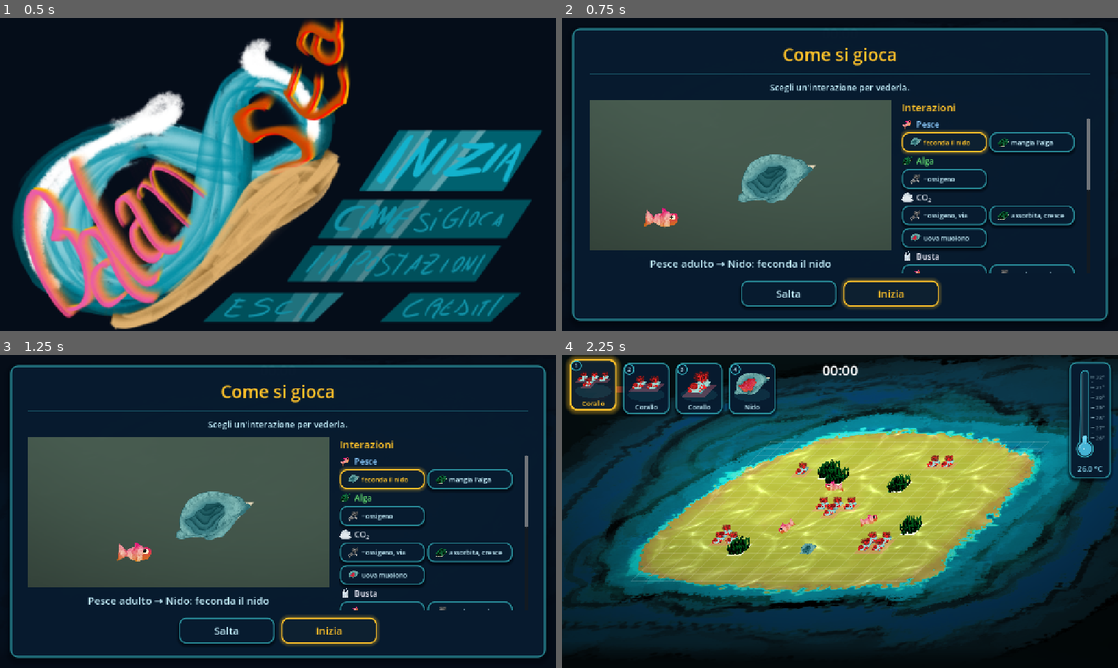
Above: before the commit, frames 1-4 (two rows, left to right).
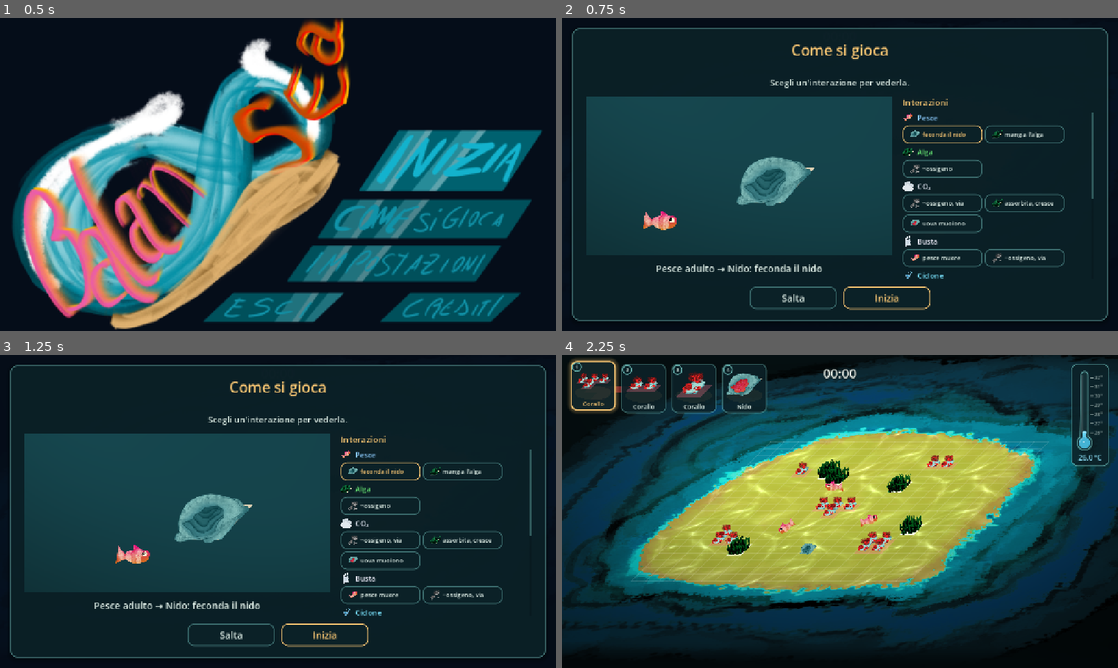
Above: after the commit, the same moments.

Repository: TakFog/rgj2026
Game: Godot game, scene res://main/main.tscn
The game is run twice, just before and just after one commit, with the same random seed, the same clock (stepped at 60 frames per second) and the same inputs. Sound files missing from this copy of the repository are replaced by a short silence.
Inputs (mouse positions are in pixels of both pictures, inside the frame that each line leads up to):
- Up to frame 1 (0.5 s): no input
- Up to frame 2 (0.75 s): click (1012, 161) at 0.5 s
- Up to frame 3 (1.25 s): no input
- Up to frame 4 (2.25 s): click "Salta" at 1.25 s; click (595, 389) at 2.02 s

Frame 1 is identical in both runs. In frame 2, 36% of the frame differs, in the area x 1-99%, y 3-97%; in frame 3, 36%; in frame 4, 4.6%.

Commit message:
Tone down the HUD chrome and unify the UI palette
Replace the near-black navy cards and neon aqua outlines with a deep-teal
and sea-glass palette sampled from the painted reef. Drop the heavy resting
shadows, thin the rims, shorten the title dividers and align the top HUD row
(timer, inventory, thermometer) on one 20 px margin.

Also shrink the thermometer and its tick scale, outline the free-floating
timer/warning text, style the tutorial scrollbar, mute the olive tutorial
backdrop to deep water, and use a middle dot between the game-over counts.

The fish_brain.seek_nest parameter rename fixes the shadowing warning that
lint reports in that file.

Diff:
--- a/core/fish_brain.gd
+++ b/core/fish_brain.gd
@@ -96,11 +96,11 @@
 
 ## The node found a reachable empty nest: swim to it. Only from WANDER, so an
 ## order or another drive is never interrupted.
-func seek_nest(target: Object) -> void:
+func seek_nest(p_target: Object) -> void:
 	if dead or not adult or state != State.WANDER:
 		return
 	_enter(State.SEEKING_NEST)
-	nest = target
+	nest = p_target
 
 
 ## The node found no reachable empty nest: keep wandering, retry later.
--- a/tests/unit/test_game_over_screen.gd
+++ b/tests/unit/test_game_over_screen.gd
@@ -15,7 +15,7 @@
 
 func test_counts_are_summarised_in_a_stable_order() -> void:
 	var counts := {&"nests": 2, &"fish": 3, &"corals": 0, &"algae": 14}
-	assert_eq(GameOverScreen.format_counts(counts), "Coralli 0   Alghe 14   Pesci 3   Nidi 2")
+	assert_eq(GameOverScreen.format_counts(counts), "Coralli 0  ·  Alghe 14  ·  Pesci 3  ·  Nidi 2")
 
 
 func test_empty_counts_are_empty() -> void:
--- a/ui/a_inventory_bar.gd
+++ b/ui/a_inventory_bar.gd
@@ -4,8 +4,8 @@
 ## and a radial refill indicator (GDD §9).
 ## Pausable: no placing while the game is paused.
 
-const SEPARATION := 14
-const MARGIN := 18
+const SEPARATION := 12
+const MARGIN := 20
 
 var inventory: InventorySystem
 var placement: PlacementController
--- a/ui/a_inventory_card.gd
+++ b/ui/a_inventory_card.gd
@@ -5,28 +5,30 @@
 ## a caption, and a radial refill ring while the slot is empty.
 ## Fully custom-drawn: no default Godot button styling.
 
-const CARD_SIZE := Vector2(108, 118)
-const CORNER_RADIUS := 16
-const CAPTION_HEIGHT := 24.0
-const CAPTION_FONT_SIZE := 15
-const ICON_PADDING := 12.0
+const CARD_SIZE := Vector2(104, 114)
+const CORNER_RADIUS := 14
+const CAPTION_HEIGHT := 22.0
+const CAPTION_FONT_SIZE := 14
+const ICON_PADDING := 10.0
 ## Radius of the keyboard-shortcut badge drawn in the top-left corner.
-const SHORTCUT_RADIUS := 11.0
-const SHORTCUT_FONT_SIZE := 13
+const SHORTCUT_RADIUS := 10.0
+const SHORTCUT_FONT_SIZE := 12
 ## Hover and selection lift the card, in pixels; eased toward the target.
-const HOVER_LIFT := 4.0
-const SELECTED_LIFT := 9.0
-const LIFT_SPEED := 14.0
-const POP_SECONDS := 0.25
-
-## Palette taken from the reef map: deep navy water, aqua rim, sand.
-const BG_COLOR := Color(0.03, 0.11, 0.19, 0.92)
-const BG_EMPTY_COLOR := Color(0.02, 0.06, 0.11, 0.78)
-const RIM_COLOR := Color(0.25, 0.85, 0.9)
-const SAND_COLOR := Color(1.0, 0.76, 0.16)
-const SHADOW_COLOR := Color(0.0, 0.02, 0.05, 0.6)
-const CAPTION_COLOR := Color(0.78, 0.95, 1.0)
-const SEABED_COLOR := Color(0.25, 0.85, 0.9, 0.1)
+const HOVER_LIFT := 3.0
+const SELECTED_LIFT := 7.0
+const LIFT_SPEED := 12.0
+const POP_SECONDS := 0.2
+
+## Palette sampled from the painted reef: deep teal water, sea-glass rim,
+## warm sand. Muted on purpose: the cards should sit under the reef, not
+## compete with it.
+const BG_COLOR := Color(0.045, 0.13, 0.155, 0.9)
+const BG_EMPTY_COLOR := Color(0.035, 0.09, 0.11, 0.72)
+const RIM_COLOR := Color(0.47, 0.8, 0.78)
+const SAND_COLOR := Color(0.98, 0.78, 0.45)
+const SHADOW_COLOR := Color(0.0, 0.03, 0.04, 0.5)
+const CAPTION_COLOR := Color(0.88, 0.94, 0.91)
+const SEABED_COLOR := Color(0.98, 0.78, 0.45, 0.06)
 
 const NAMES := {
 	InventoryModel.CORAL: "Corallo",
@@ -129,18 +131,24 @@
 func _draw_frame() -> void:
 	var hovered := is_hovered() and not disabled
 	_style.bg_color = BG_EMPTY_COLOR if item.is_empty() else BG_COLOR
-	_style.set_border_width_all(4 if selected else 3)
+	_style.set_border_width_all(3 if selected else 2)
 	if selected:
 		_style.border_color = SAND_COLOR
-		_style.shadow_color = Color(SAND_COLOR, 0.45)
-		_style.shadow_size = 12
+		_style.shadow_color = Color(SAND_COLOR, 0.3)
+		_style.shadow_size = 9
+		_style.shadow_offset = Vector2.ZERO
+	elif hovered:
+		_style.border_color = Color(RIM_COLOR, 0.9)
+		_style.shadow_color = Color(RIM_COLOR, 0.18)
+		_style.shadow_size = 7
 		_style.shadow_offset = Vector2.ZERO
 	else:
-		var rim_alpha := 0.25 if item.is_empty() else (1.0 if hovered else 0.6)
-		_style.border_color = Color(RIM_COLOR, rim_alpha)
-		_style.shadow_color = Color(RIM_COLOR, 0.3) if hovered else SHADOW_COLOR
-		_style.shadow_size = 10 if hovered else 6
-		_style.shadow_offset = Vector2.ZERO if hovered else Vector2(0, 4)
+		_style.border_color = Color(RIM_COLOR, 0.18 if item.is_empty() else 0.45)
+		# No drop shadow at rest: the thin rim is enough, and avoids a heavy
+		# dashboard look over the bright reef.
+		_style.shadow_color = SHADOW_COLOR
+		_style.shadow_size = 0
+		_style.shadow_offset = Vector2.ZERO
 	draw_style_box(_style, Rect2(Vector2.ZERO, size))
 
 
--- a/ui/a_thermometer.gd
+++ b/ui/a_thermometer.gd
@@ -5,25 +5,24 @@
 ## from cool aqua through sand to coral red as Game.temperature climbs, a °C
 ## scale, and a caption. Fully custom-drawn; never blocks clicks on the reef.
 
-const CARD_SIZE := Vector2(96, 268)
+const CARD_SIZE := Vector2(88, 236)
 const CORNER_RADIUS := InventoryCard.CORNER_RADIUS
-const MARGIN := 16
+const MARGIN := 20
 
 ## Glass geometry, in card pixels. The tube is a capsule joined to the bulb.
-const TUBE_X := 36.0
-const TUBE_HALF_WIDTH := 9.0
-const TUBE_TOP := 20.0
-const BULB_CENTER_Y := 200.0
-const BULB_RADIUS := 19.0
+const TUBE_X := 31.0
+const TUBE_HALF_WIDTH := 8.0
+const TUBE_TOP := 18.0
+const BULB_CENTER_Y := 182.0
+const BULB_RADIUS := 17.0
 const GLASS_INSET := 4.0
 ## Scale (and liquid level) runs from just above the bulb to just under the cap.
 const SCALE_BOTTOM := BULB_CENTER_Y - BULB_RADIUS - 6.0
 const SCALE_TOP := TUBE_TOP + TUBE_HALF_WIDTH + 6.0
-const TICK_GAP := 5.0
-const MAJOR_TICK := 8.0
-const MINOR_TICK := 4.0
-const TICK_FONT_SIZE := 12
-const CAPTION_FONT_SIZE := 17
+const TICK_GAP := 6.0
+const MAJOR_TICK := 6.0
+const TICK_FONT_SIZE := 11
+const CAPTION_FONT_SIZE := 16
 
 ## Liquid level eases toward the real value instead of snapping.
 const LEVEL_SMOOTHING := 6.0
@@ -31,12 +30,12 @@
 const ALARM_FROM := 0.75
 const PULSE_SPEED := 4.0
 const FLASH_SECONDS := 0.6
-const BUBBLE_COUNT := 5
+const BUBBLE_COUNT := 4
 
 const COLD := Color(0.3, 0.8, 0.95)
 const WARM := InventoryCard.SAND_COLOR
 const HOT := Color(1.0, 0.3, 0.25)
-const GLASS_COLOR := Color(0.25, 0.85, 0.9, 0.08)
+const GLASS_COLOR := Color(0.47, 0.8, 0.78, 0.08)
 const HIGHLIGHT_COLOR := Color(1, 1, 1, 0.28)
 
 var _shown := 0.0
@@ -101,7 +100,7 @@
 	_style.set_corner_radius_all(CORNER_RADIUS)
 	_style.anti_aliasing = true
 	_style.bg_color = InventoryCard.BG_COLOR
-	_style.set_border_width_all(3)
+	_style.set_border_width_all(2)
 	_glass = glass_outline(TUBE_X, TUBE_HALF_WIDTH, TUBE_TOP, BULB_CENTER_Y, BULB_RADIUS)
 	_shown = Game.temperature
 	Game.temperature_changed.connect(_on_temperature_changed)
@@ -140,13 +139,13 @@
 	var pulse := 0.5 + 0.5 * sin(_time * PULSE_SPEED)
 	_style.border_color = Color(InventoryCard.RIM_COLOR, 0.6).lerp(HOT, alarm * (0.6 + 0.4 * pulse))
 	if alarm > 0.0:
-		_style.shadow_color = Color(HOT, 0.25 + 0.3 * alarm * pulse)
-		_style.shadow_size = int(6 + 8 * alarm * pulse)
+		_style.shadow_color = Color(HOT, 0.2 + 0.3 * alarm * pulse)
+		_style.shadow_size = int(5 + 7 * alarm * pulse)
 		_style.shadow_offset = Vector2.ZERO
 	else:
 		_style.shadow_color = InventoryCard.SHADOW_COLOR
-		_style.shadow_size = 6
-		_style.shadow_offset = Vector2(0, 4)
+		_style.shadow_size = 0
+		_style.shadow_offset = Vector2.ZERO
 	draw_style_box(_style, Rect2(Vector2.ZERO, size))
 
 
@@ -166,9 +165,6 @@
 		draw_line(Vector2(x0, y), Vector2(x0 + MAJOR_TICK, y), tick_color, 2.0, true)
 		draw_string(font, Vector2(x0 + MAJOR_TICK + 3.0, y + TICK_FONT_SIZE * 0.35), "%d°" % degree,
 				HORIZONTAL_ALIGNMENT_LEFT, -1, TICK_FONT_SIZE, tick_color)
-		if degree != degrees[-1]:
-			var half := _level_y(degree_ratio(degree + 0.5, min_c, max_c))
-			draw_line(Vector2(x0, half), Vector2(x0 + MINOR_TICK, half), Color(tick_color, 0.3), 1.0, true)
 
 
 func _draw_liquid(t: float, color: Color) -> void:
@@ -211,6 +207,6 @@
 func _draw_caption(color: Color) -> void:
 	var font := get_theme_default_font()
 	var text_color := color.lightened(0.35).lerp(Color.WHITE, _flash)
-	var baseline := CARD_SIZE.y - 16.0
+	var baseline := CARD_SIZE.y - 14.0
 	var font_size := CAPTION_FONT_SIZE + roundi(3.0 * _flash)
 	draw_string(font, Vector2(0, baseline), caption(_celsius), HORIZONTAL_ALIGNMENT_CENTER, size.x, font_size, text_color)
--- a/ui/b_game_over.gd
+++ b/ui/b_game_over.gd
@@ -6,7 +6,7 @@
 
 const CAPTION := "Tempo di sopravvivenza"
 const TITLE := "L'equilibrio si è interrotto"
-const CRITICAL_COLOR := Color(1.0, 0.45, 0.4)
+const CRITICAL_COLOR := Color(0.96, 0.52, 0.47)
 ## Order used for the final population summary.
 const COUNT_ORDER: Array[StringName] = [&"corals", &"algae", &"fish", &"nests"]
 ## Why the reef collapsed, keyed by the population that hit zero.
@@ -97,7 +97,7 @@
 		if not counts.has(population):
 			continue
 		if not text.is_empty():
-			text += "   "
+			text += "  ·  "
 		text += "%s %d" % [Hud.display_name(population), counts[population]]
 	return text
 
--- a/ui/b_hud.gd
+++ b/ui/b_hud.gd
@@ -4,7 +4,15 @@
 ## roadmap contract #10).
 
 const NAMES := {&"corals": "Coralli", &"algae": "Alghe", &"fish": "Pesci", &"nests": "Nidi"}
-const CRITICAL_COLOR := Color(1.0, 0.3, 0.3)
+const CRITICAL_COLOR := Color(1.0, 0.45, 0.4)
+const SCORE_COLOR := Color(0.94, 0.97, 0.94)
+const SCORE_FONT_SIZE := 30
+const WARNING_FONT_SIZE := 22
+## Top edge shared with the inventory cards and the thermometer.
+const TOP := 20.0
+## A dark outline keeps the free-floating HUD text readable over the reef.
+const OUTLINE_SIZE := 5
+const OUTLINE_COLOR := Color(0.01, 0.04, 0.05, 0.75)
 ## The warning only needs to change when the displayed second changes; the
 ## countdown itself advances every frame in the tracker.
 const WARNING_REFRESH_SECONDS := 0.1
@@ -45,9 +53,10 @@
 	process_mode = Node.PROCESS_MODE_PAUSABLE
 	mouse_filter = Control.MOUSE_FILTER_IGNORE
 	set_anchors_and_offsets_preset(Control.PRESET_FULL_RECT)
-	_score_label = _make_centered_label(12.0, 32)
+	_score_label = _make_centered_label(TOP, SCORE_FONT_SIZE)
 	_score_label.text = format_time(0.0)
-	_warning_label = _make_centered_label(56.0, 24)
+	_score_label.add_theme_color_override("font_color", SCORE_COLOR)
+	_warning_label = _make_centered_label(TOP + SCORE_FONT_SIZE + 8.0, WARNING_FONT_SIZE)
 	_warning_label.add_theme_color_override("font_color", CRITICAL_COLOR)
 	_warning_label.visible = false
 
@@ -88,6 +97,8 @@
 	label.mouse_filter = Control.MOUSE_FILTER_IGNORE
 	label.horizontal_alignment = HORIZONTAL_ALIGNMENT_CENTER
 	label.add_theme_font_size_override("font_size", font_size)
+	label.add_theme_constant_override("outline_size", OUTLINE_SIZE)
+	label.add_theme_color_override("font_outline_color", OUTLINE_COLOR)
 	add_child(label)
 	label.set_anchors_and_offsets_preset(Control.PRESET_TOP_WIDE)
 	label.offset_top = top
--- a/ui/b_tutorial_screen.gd
+++ b/ui/b_tutorial_screen.gd
@@ -17,7 +17,7 @@
 const LOOP_SECONDS := TutorialStage.TIMELINE_SECONDS
 const SCREEN_MARGIN := 24.0
 const RIGHT_COLUMN_MIN_WIDTH := 340.0
-const CAPTION_FONT_SIZE := 24
+const CAPTION_FONT_SIZE := 22
 ## Theme entries SeaStyle sets on a button; chips share one copy of each look.
 const CHIP_STYLE_STATES: Array[StringName] = [
 	&"normal", &"hover", &"pressed", &"hover_pressed", &"disabled", &"focus",
@@ -98,9 +98,7 @@
 
 	var intro := Label.new()
 	intro.text = "Scegli un'interazione per vederla."
-	intro.horizontal_alignment = HORIZONTAL_ALIGNMENT_CENTER
-	intro.add_theme_font_size_override("font_size", 20)
-	intro.add_theme_color_override("font_color", SeaStyle.CAPTION_COLOR)
+	SeaStyle.style_body(intro)
 	box.add_child(intro)
 
 	var content := HBoxContainer.new()
@@ -142,7 +140,7 @@
 
 	var list_title := Label.new()
 	list_title.text = "Interazioni"
-	list_title.add_theme_font_size_override("font_size", 24)
+	list_title.add_theme_font_size_override("font_size", 20)
 	list_title.add_theme_color_override("font_color", SeaStyle.SAND_COLOR)
 	right.add_child(list_title)
 
@@ -151,6 +149,7 @@
 	_scroll.size_flags_vertical = Control.SIZE_EXPAND_FILL
 	_scroll.horizontal_scroll_mode = ScrollContainer.SCROLL_MODE_DISABLED
 	right.add_child(_scroll)
+	SeaStyle.style_scrollbar(_scroll.get_v_scroll_bar())
 
 	_chip_normal = _chip_look(false)
 	_chip_highlighted = _chip_look(true)
@@ -317,15 +316,15 @@
 
 	var label := Label.new()
 	label.text = group["label"]
-	label.add_theme_font_size_override("font_size", 19)
+	label.add_theme_font_size_override("font_size", 17)
 	label.add_theme_color_override("font_color", group.get("color", SeaStyle.SAND_COLOR))
 	label.mouse_filter = Control.MOUSE_FILTER_IGNORE
 	header.add_child(label)
 
 	var chips := HFlowContainer.new()
 	chips.size_flags_horizontal = Control.SIZE_EXPAND_FILL
-	chips.add_theme_constant_override("h_separation", 6)
-	chips.add_theme_constant_override("v_separation", 6)
+	chips.add_theme_constant_override("h_separation", 5)
+	chips.add_theme_constant_override("v_separation", 5)
 	chips.mouse_filter = Control.MOUSE_FILTER_IGNORE
 	section.add_child(chips)
 
@@ -342,11 +341,11 @@
 	chip.tooltip_text = "%s → %s: %s" % [row["agent"], row["target"], row["short"]]
 	chip.icon = TutorialIcons.texture(StringName(row["target_id"]))
 	chip.expand_icon = true
-	chip.add_theme_constant_override("icon_max_width", 26)
-	chip.custom_minimum_size = Vector2(196, 46)
+	chip.add_theme_constant_override("icon_max_width", 24)
+	chip.custom_minimum_size = Vector2(184, 42)
 	chip.size_flags_horizontal = Control.SIZE_SHRINK_BEGIN
 	chip.alignment = HORIZONTAL_ALIGNMENT_LEFT
-	chip.add_theme_font_size_override("font_size", 15)
+	chip.add_theme_font_size_override("font_size", 14)
 	chip.focus_mode = Control.FOCUS_NONE
 	chip.pressed.connect(_on_chip_pressed.bind(index))
 	chip.mouse_default_cursor_shape = Control.CURSOR_POINTING_HAND
--- a/ui/b_tutorial_stage.gd
+++ b/ui/b_tutorial_stage.gd
@@ -71,7 +71,9 @@
 func _ready() -> void:
 	var seabed := ColorRect.new()
 	seabed.name = "Seabed"
-	seabed.color = Color8(100, 96, 70)
+	# Deep water, not the old olive fill: the olive read as a placeholder
+	# behind the painted reef art.
+	seabed.color = Color8(26, 78, 86)
 	seabed.set_anchors_and_offsets_preset(Control.PRESET_FULL_RECT)
 	seabed.mouse_filter = Control.MOUSE_FILTER_IGNORE
 	var shader_material := ShaderMaterial.new()
--- a/ui/sea_style.gd
+++ b/ui/sea_style.gd
@@ -1,7 +1,7 @@
 class_name SeaStyle
 extends RefCounted
 ## Shared look for menu widgets (buttons, sliders, panels) so menus match the
-## sea-themed HUD cards: deep navy fill, aqua rim, sand highlights
+## sea-themed HUD cards: deep-teal fill, sea-glass rim, sand highlights
 ## (palette from InventoryCard). Styles are built in code; no theme resource.
 
 const CORNER_RADIUS := InventoryCard.CORNER_RADIUS
@@ -10,34 +10,36 @@
 const SAND_COLOR := InventoryCard.SAND_COLOR
 const CAPTION_COLOR := InventoryCard.CAPTION_COLOR
 const SHADOW_COLOR := InventoryCard.SHADOW_COLOR
-const PRESSED_BG_COLOR := Color(0.05, 0.17, 0.27, 0.95)
+const PRESSED_BG_COLOR := Color(0.05, 0.17, 0.19, 0.95)
 const DISABLED_BG_COLOR := InventoryCard.BG_EMPTY_COLOR
 const HOVER_TEXT_COLOR := Color(1, 1, 1)
 
-const BUTTON_PADDING := Vector2(20, 8)
-const PANEL_PADDING := Vector2(40, 32)
-const TRACK_HEIGHT := 8
-const GRABBER_RADIUS := 11
+const BUTTON_PADDING := Vector2(18, 7)
+const PANEL_PADDING := Vector2(32, 26)
+const TRACK_HEIGHT := 7
+const GRABBER_RADIUS := 10
 
 ## Shared menu typography and layout. Screens use these instead of their own
 ## near-duplicate sizes, so title, pause, settings, credits and game over match.
-const HERO_TITLE_FONT_SIZE := 48
-const TITLE_FONT_SIZE := 40
-const BODY_FONT_SIZE := 22
-const BUTTON_FONT_SIZE := 24
-const BUTTON_SIZE := Vector2(220, 60)
-const MENU_SEPARATION := 16
+const HERO_TITLE_FONT_SIZE := 42
+const TITLE_FONT_SIZE := 34
+const BODY_FONT_SIZE := 20
+const BUTTON_FONT_SIZE := 22
+const BUTTON_SIZE := Vector2(200, 52)
+const MENU_SEPARATION := 18
 ## Same translucent navy backdrop for every full-screen menu overlay.
 const OVERLAY_COLOR := Color(0.02, 0.05, 0.1, 0.85)
 ## Opaque deep-sea backdrop for the painted title screen: the art has a
 ## transparent background, so it needs a flat colour behind it (the letterbox
 ## bars at non-16:9 window sizes use the same colour).
 const MENU_BACKDROP_COLOR := Color(0.02, 0.05, 0.1)
-## Divider under a menu title: a thin aqua line at 35 % opacity.
-const DIVIDER_COLOR := Color(0.25, 0.85, 0.9, 0.35)
-
-
-## Rounded card box: navy fill, aqua rim at `rim_alpha`, soft drop shadow.
+## Divider under a menu title: a short sea-glass rule, not a full-width
+## separator. Keeps its decorative role without reading as default chrome.
+const DIVIDER_COLOR := Color(0.47, 0.8, 0.78, 0.3)
+const DIVIDER_WIDTH := 72.0
+
+
+## Rounded card box: deep-teal fill, sea-glass rim at `rim_alpha`, soft shadow.
 static func card_box(rim_alpha: float = 0.6, border := 3) -> StyleBoxFlat:
 	var box := StyleBoxFlat.new()
 	box.bg_color = BG_COLOR
@@ -45,17 +47,17 @@
 	box.set_border_width_all(border)
 	box.set_corner_radius_all(CORNER_RADIUS)
 	box.shadow_color = SHADOW_COLOR
-	box.shadow_size = 6
-	box.shadow_offset = Vector2(0, 4)
+	box.shadow_size = 4
+	box.shadow_offset = Vector2(0, 2)
 	box.anti_aliasing = true
 	return box
 
 
 ## Large card used as the backdrop of a menu panel.
 static func panel_box() -> StyleBoxFlat:
-	var box := card_box(0.6, 3)
-	box.shadow_size = 14
-	box.shadow_offset = Vector2(0, 6)
+	var box := card_box(0.6, 2)
+	box.shadow_size = 10
+	box.shadow_offset = Vector2(0, 4)
 	box.content_margin_left = PANEL_PADDING.x
 	box.content_margin_right = PANEL_PADDING.x
 	box.content_margin_top = PANEL_PADDING.y
@@ -77,11 +79,12 @@
 	label.add_theme_color_override("font_color", CAPTION_COLOR)
 
 
-## The thin aqua divider used under every menu title.
+## The short sea-glass rule used under every menu title.
 static func divider() -> ColorRect:
 	var line := ColorRect.new()
 	line.color = DIVIDER_COLOR
-	line.custom_minimum_size = Vector2(0, 2)
+	line.custom_minimum_size = Vector2(DIVIDER_WIDTH, 1)
+	line.size_flags_horizontal = Control.SIZE_SHRINK_CENTER
 	line.mouse_filter = Control.MOUSE_FILTER_IGNORE
 	return line
 
@@ -96,32 +99,35 @@
 	return button
 
 
-## Restyles a Button as a sea card: aqua glow on hover, sand rim when pressed.
+## Restyles a Button as a sea card: soft rim at rest, sea-glass lift on hover,
+## sand rim when pressed.
 static func style_button(button: Button) -> void:
-	var normal := _padded(card_box(0.6, 3))
-
-	var hover := _padded(card_box(1.0, 3))
-	hover.shadow_color = Color(RIM_COLOR, 0.3)
-	hover.shadow_size = 10
+	var normal := _padded(card_box(0.45, 2))
+	normal.shadow_size = 0
+
+	var hover := _padded(card_box(0.9, 2))
+	hover.shadow_color = Color(RIM_COLOR, 0.2)
+	hover.shadow_size = 8
 	hover.shadow_offset = Vector2.ZERO
 
-	var pressed := _padded(card_box(1.0, 4))
+	var pressed := _padded(card_box(1.0, 3))
 	pressed.bg_color = PRESSED_BG_COLOR
 	pressed.border_color = SAND_COLOR
-	pressed.shadow_color = Color(SAND_COLOR, 0.45)
-	pressed.shadow_size = 12
+	pressed.shadow_color = Color(SAND_COLOR, 0.3)
+	pressed.shadow_size = 8
 	pressed.shadow_offset = Vector2.ZERO
 
-	var disabled := _padded(card_box(0.25, 3))
+	var disabled := _padded(card_box(0.18, 2))
 	disabled.bg_color = DISABLED_BG_COLOR
-
-	# Keyboard focus: a sand outline drawn over the normal look.
+	disabled.shadow_size = 0
+
+	# Keyboard focus: a thin light ring on the existing rim, not a second
+	# outline floating outside the button.
 	var focus := StyleBoxFlat.new()
 	focus.draw_center = false
-	focus.border_color = Color(SAND_COLOR, 0.8)
+	focus.border_color = Color(1, 1, 1, 0.85)
 	focus.set_border_width_all(2)
 	focus.set_corner_radius_all(CORNER_RADIUS)
-	focus.set_expand_margin_all(3)
 	focus.anti_aliasing = true
 
 	button.add_theme_stylebox_override("normal", normal)
@@ -143,16 +149,14 @@
 ## rim and caption, like a selected inventory card, and glows on hover.
 static func style_highlighted_button(button: Button) -> void:
 	style_button(button)
-	var normal := _padded(card_box(1.0, 3))
+	var normal := _padded(card_box(1.0, 2))
 	normal.border_color = SAND_COLOR
-	normal.shadow_color = Color(SAND_COLOR, 0.3)
-	normal.shadow_size = 8
-	normal.shadow_offset = Vector2.ZERO
-
-	var hover := _padded(card_box(1.0, 4))
+	normal.shadow_size = 0
+
+	var hover := _padded(card_box(1.0, 3))
 	hover.border_color = SAND_COLOR
-	hover.shadow_color = Color(SAND_COLOR, 0.5)
-	hover.shadow_size = 14
+	hover.shadow_color = Color(SAND_COLOR, 0.35)
+	hover.shadow_size = 10
 	hover.shadow_offset = Vector2.ZERO
 
 	button.add_theme_stylebox_override("normal", normal)
@@ -190,6 +194,30 @@
 	slider.add_theme_icon_override("grabber_highlight", grabber_texture(SAND_COLOR))
 	slider.add_theme_icon_override("grabber_disabled", grabber_texture(Color(CAPTION_COLOR, 0.35)))
 	slider.mouse_default_cursor_shape = Control.CURSOR_POINTING_HAND
+
+
+## Slim sea-glass scrollbar, so long menus do not show Godot's default grey bar.
+static func style_scrollbar(bar: ScrollBar) -> void:
+	bar.custom_minimum_size.x = 6
+
+	var track := StyleBoxFlat.new()
+	track.bg_color = Color(0.0, 0.03, 0.04, 0.18)
+	var radius := int(TRACK_HEIGHT * 0.5)
+	track.set_corner_radius_all(radius)
+	track.anti_aliasing = true
+
+	var grabber := StyleBoxFlat.new()
+	grabber.bg_color = Color(RIM_COLOR, 0.35)
+	grabber.set_corner_radius_all(radius)
+	grabber.anti_aliasing = true
+
+	var grabber_highlight: StyleBoxFlat = grabber.duplicate()
+	grabber_highlight.bg_color = Color(RIM_COLOR, 0.6)
+
+	bar.add_theme_stylebox_override("scroll", track)
+	bar.add_theme_stylebox_override("grabber", grabber)
+	bar.add_theme_stylebox_override("grabber_highlight", grabber_highlight)
+	bar.add_theme_stylebox_override("grabber_pressed", grabber_highlight)
 
 
 ## Anti-aliased round grabber: `color` disc with a thin navy ring.
